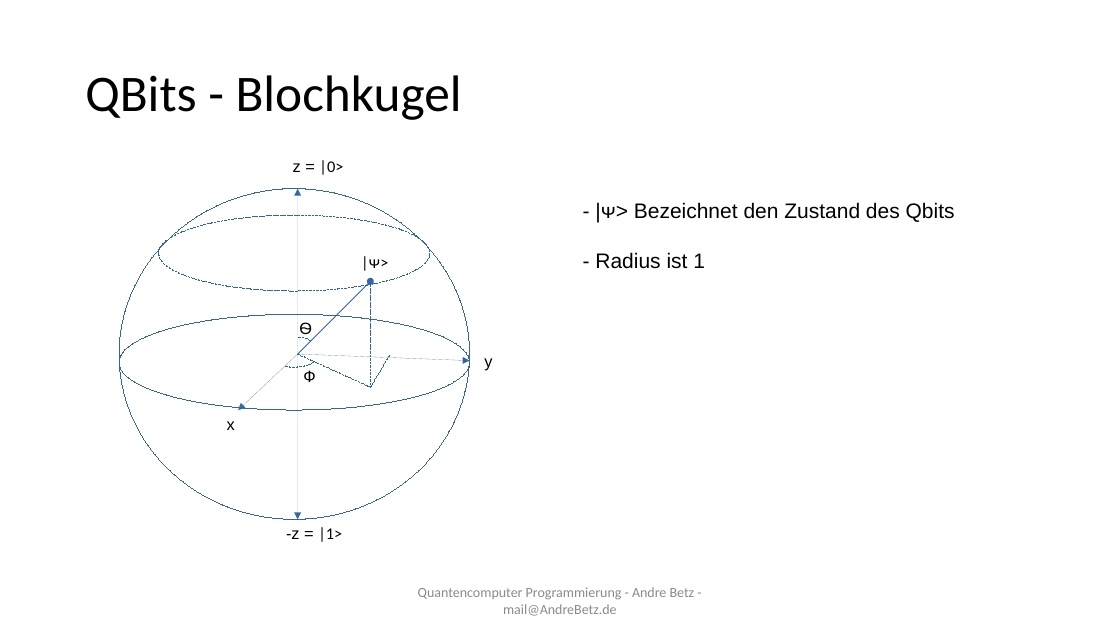
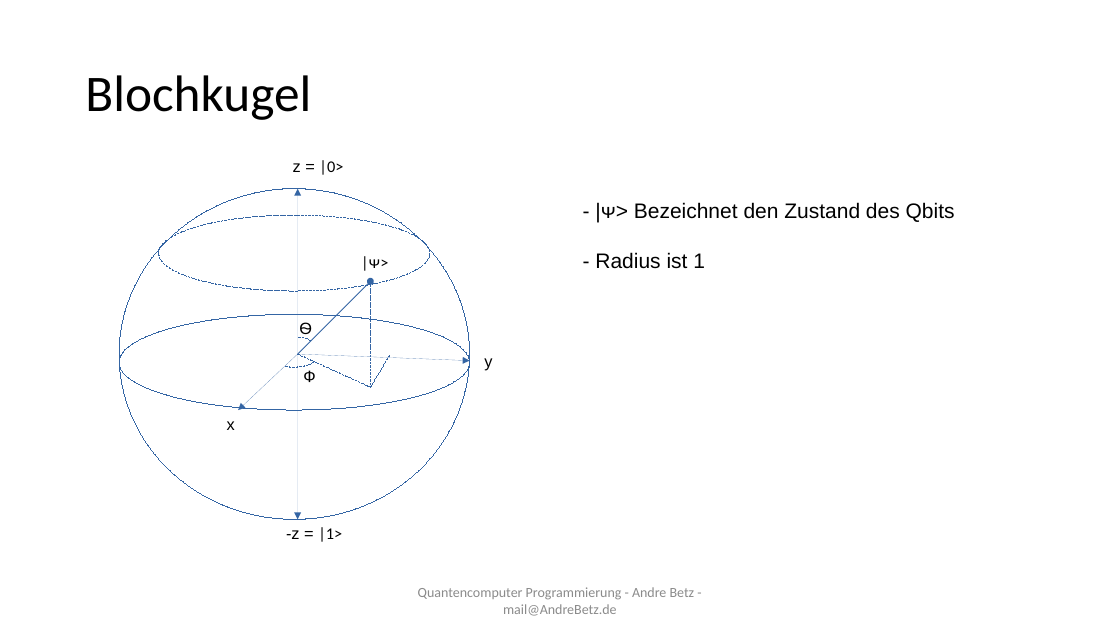
Before and after one commit to sky4walk/documents, a slide deck: slide 7 of QuantencomputerProgramming.odp (slide 6 before the commit). Drawn at 1120x630 pixels with LibreOffice and Linux fonts; fonts in the diff are those of the drawing. Boxes give left, top, right and bottom in pixels: in the first picture for what was removed or moved away, otherwise in the second. Text is boxed around its words. In the diff, an @@ line names an element or a change of style, - is before the commit and + after.

```diff
--- a/QuantencomputerProgramming.odp
+++ b/QuantencomputerProgramming.odp
@@ title at [85,75,311,120]: text changed @@
-QBits - Blochkugel
+Blochkugel
```
Also in this commit, not shown: 2 other slides changed, 1 slide added.
